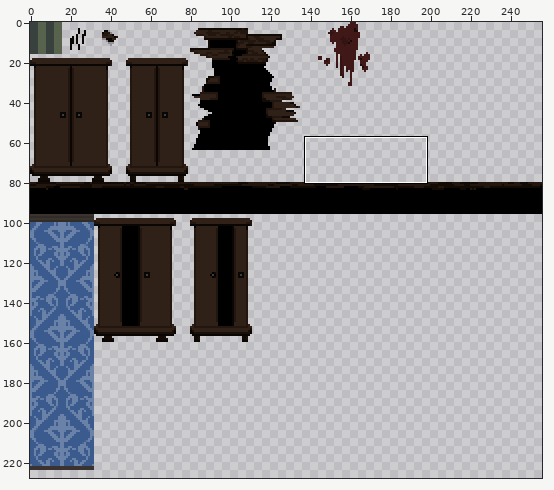
One commit to this sprite sheet: core/assets/mansion_tiles.png. Above, an overview of the earlier version with the close-up marked.
Close-up. Old version:
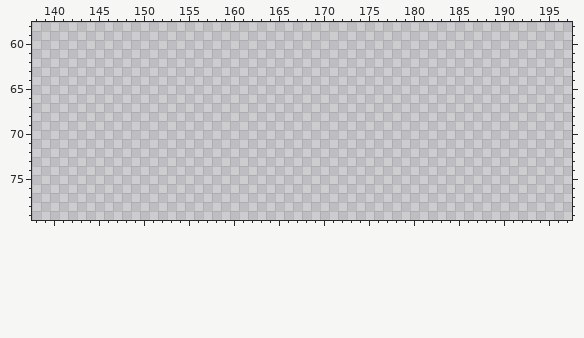
The file is 256x256 pixels. Pixels under 10% opacity are left out. Colours within 5 levels of each other are drawn and written as one. Shown: x 138..197, y 58..79. The wide view leaves out empty margins.
Palette (. is transparent): 
The same view after the edit:
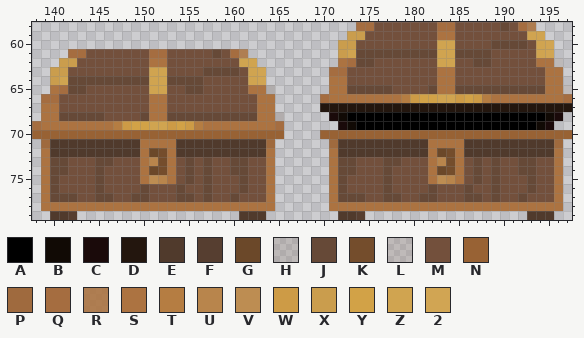
Colours new in this view: A #000000  B #110a05  C #1a0a0a  D #23160e  E #503a2c  F #563e30  G #6b4829  H #62483427  J #664937  K #744d2c  L #6f4e3b27  M #73503c  N #986234  P #9f6a3e  Q #a56d40  R #ab723fde  S #ac7341  T #b57d42  U #b8854c  V #bd8d52  W #cd9b46  X #ca9d4d  Y #d2a247  Z #d0a450  2 #d1a450f9
The exact change:
Changed rows in their new state; - is an unchanged pixel.
first column x 138:
58 ------------------------------------QQMMMMMMMQQMMMMMJMQR----
59 -----------------------------------XXMMMMMMMMSSMMMMMMMMZZ---
60 ----------------------------------XXMMMMMMMMMZZMMMMJJJJMZ2--
61 ----QQMMMMMMMQQMMMMMJMQR----------XZJJJJJJJJJZZJJJJMMMMMZ2--
62 ---XXMMMMMMMMSSMMMMMMMMZZ---------SQJJMMMMMMMZZMMJJMMMMMSSH-
63 --XXMMMMMMMMMZZMMMMJJJJMZ2-------QQMMMMMMMMMMSSMMMMMMMMMMSS-
64 --XZJJJJJJJJJZZJJJJMMMMMZ2-------SSMMMMMMMMMMSSMMMMMMMMMMSS-
65 --SQJJMMMMMMMZZMMJJMMMMMSSH------SSJJJJJMMMMJSSJJJJJJJJJJSSL
66 -QQMMMMMMMMMMSSMMMMMMMMMMSS-----QSSSSSSSSTWYYZZWYWTSSSSSSSSQ
67 -SSMMMMMMMMMMSSMMMMMMMMMMSS-----DDDDDDDDDDDDDDDDDDDDDDDDDDDD
68 -SSJJJJJMMMMJSSJJJJJJJJJJSSL-----CBAAAAAAAAAAAAAAAAAAAAAABC-
69 QSSSSSSSSTWYYZZWYWTSSSSSSSSQ------CBAAAAAAAAAAAAAAAAAAAABC--
70 NNNNNNNNNNNNNNNNNNNNNNNNNNNN----NNNNNNNNNNNNNNNNNNNNNNNNNNNN
71 -PEEEEEEEEEESSSSEEEEEEEEEEP------PEEEEEEEEEESSSSEEEEEEEEEEP-
72 -SEEEEEEEEEESGKSEEEEEEEEEES------SEEEEEEEEEESGKSEEEEEEEEEES-
73 -SJJMMMJJMMMSUKSMJMJMMJJMMS------SJJMMMJJMMMSUKSMJMJMMJJMMS-
74 -SJJMMMJMMMMSGKSMJMJMMJJMMS------SJJMMMJMMMMSGKSMJMJMMJJMMS-
75 -SJMMMMJMMMMSVUSMJMJMMMJMMS------SJMMMMJMMMMSVUSMJMJMMMJMMS-
76 -SJMMMMJMMMMJMMMJMMJMMMJMMS------SJMMMMJMMMMJMMMJMMJMMMJMMS-
77 -SJJJMMJJMMJJMMMJJMJMMJMMMS------SJJJMMJJMMJJMMMJJMJMMJMMMS-
78 -SSSSSSSSSSSSSSSSSSSSSSSSSS------SSSSSSSSSSSSSSSSSSSSSSSSSS-
79 --EEF------------------EEE--------EEF------------------EEE--
Where, in picture pixels (left, top, right, bottom), the same in both close-ups:
added: (32, 22, 572, 220)
